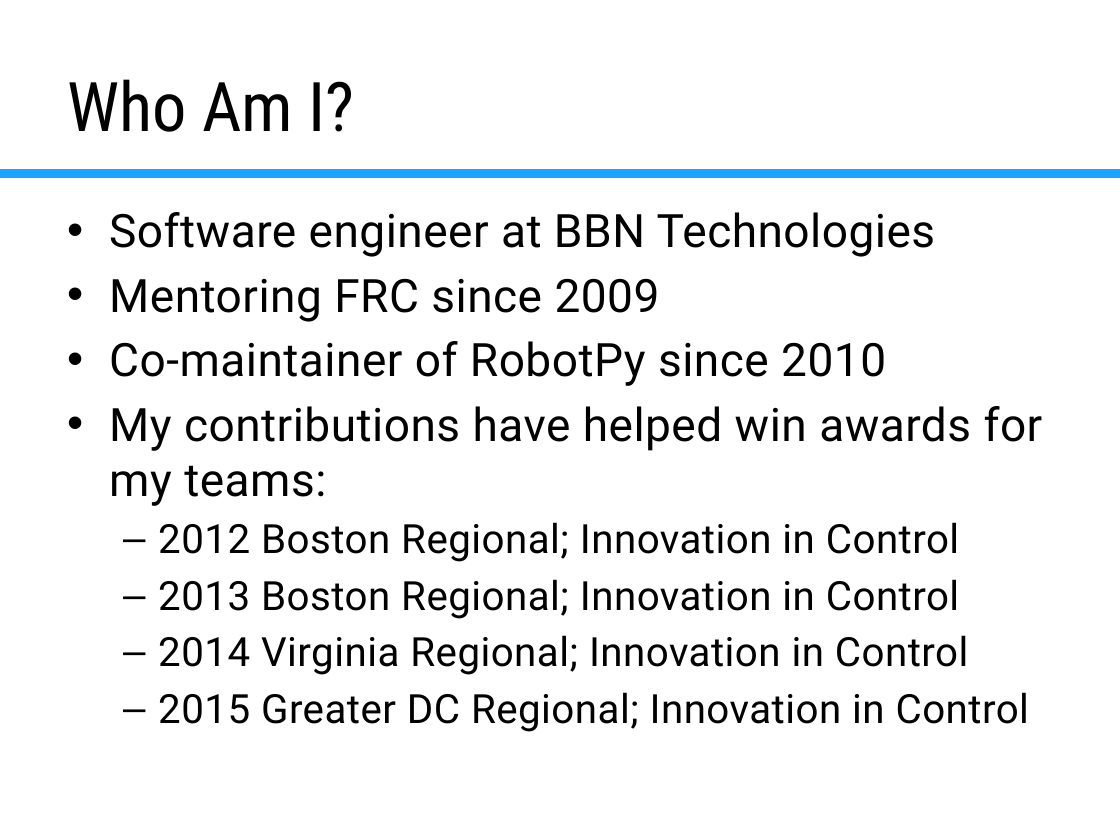
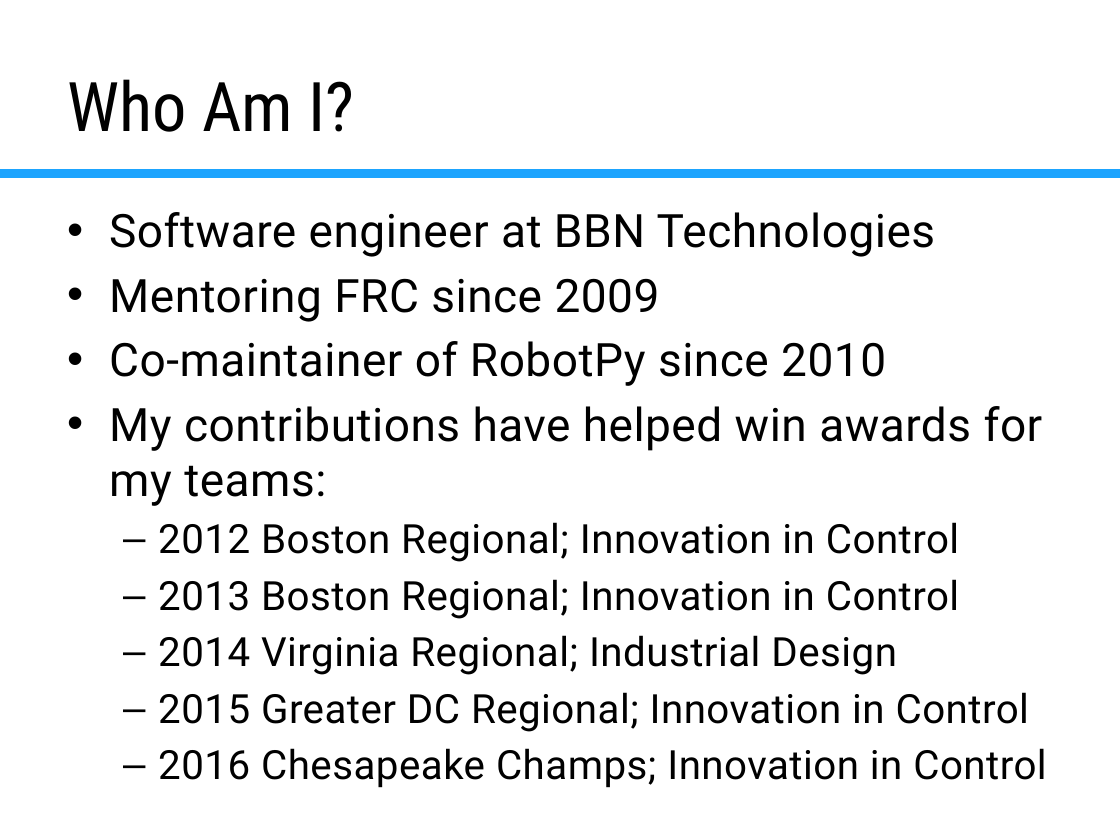
Before and after one commit to virtuald/frc-robotpy-workshop, a slide deck: slide 4 of pyfrc.pptx. Drawn at 1120x840 pixels with LibreOffice and Linux fonts; fonts in the diff are those of the drawing; background and template pictures are left out. Boxes give left, top, right and bottom in pixels: in the first picture for what was removed or moved away, otherwise in the second. Text is boxed around its words. In the diff, an @@ line names an element or a change of style, - is before the commit and + after.

```diff
--- a/pyfrc.pptx
+++ b/pyfrc.pptx
@@ text at [158,635,897,675]: text changed @@
-  – 2014 Virginia Regional; Innovation in Control
+  – 2014 Virginia Regional; Industrial Design
@@ text at [158,748,1046,788]: paragraph added @@
+  – 2016 Chesapeake Champs; Innovation in Control
```
Also in this commit, not shown: 12 other slides changed, 1 slide added, 2 other files.
